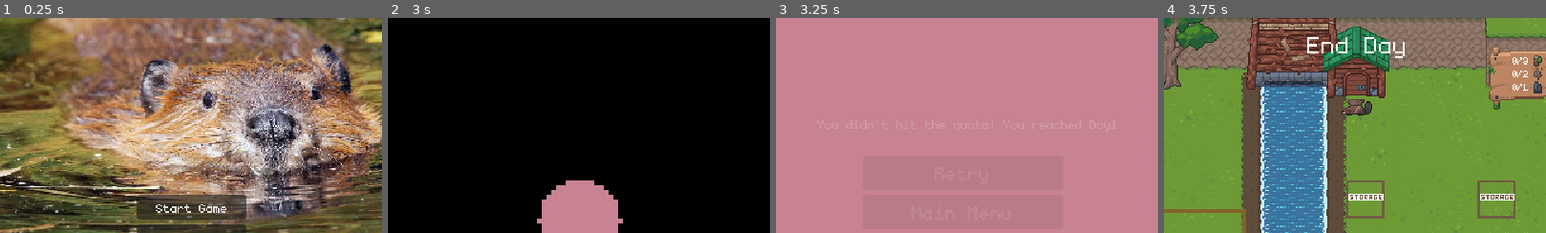
Above: before the commit, frames 1-4 (left to right).
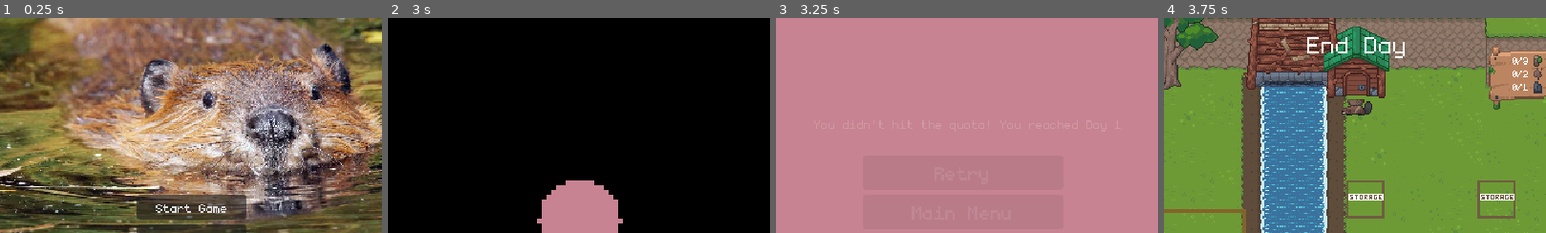
Above: after the commit, the same moments.

Repository: Juniper19/beaver-game
Game: Godot game, scene res://menu/main_menu.tscn
The game is run twice, just before and just after one commit, with the same random seed, the same clock (stepped at 60 frames per second) and the same inputs. The engine's default icon, where the game draws it, is replaced by a stand-in: a white triangle on a blue panel in a dark square. Sound files missing from this copy of the repository are replaced by a short silence.
Inputs:
- Up to frame 1 (0.25 s): no input
- Up to frame 2 (3 s): click "Start Game" at 0.5 s; tap Enter (ui_accept) at 1.25, 1.52, 2, 2.27 s; hold Q (drop_item) 1.28-2.03 s; hold Up (cycle_up) 1.28-2.78 s; tap E (interact) at 2.1 s; hold A (move_left) from 2.78 s (still down); hold Z (plant_seed) from 2.78 s (still down)
- Up to frame 3 (3.25 s): keep holding A (move_left); keep holding Z (plant_seed)
- Up to frame 4 (3.75 s): release A (move_left) at 3.5 s; release Z (plant_seed) at 3.5 s; click "Retry" at 3.5 s
The pictures show only the part of the screen within x 25-75%, y 31-81%; the shares and areas given below are measured in that part.

Frames 1-2 are identical in both runs. In frame 3, less than 0.1% of the frame differs, in the area x 10-91%, y 47-53%; in frame 4, nothing differs.

Commit message:
Added another song for outside, changed to mp3 files instead of wav

Diff:
--- a/Audio/audio_manager.gd
+++ b/Audio/audio_manager.gd
@@ -5,6 +5,7 @@
 var dep: int =1
 var depE: int =1
 var wait: bool = false
+var song = 1
 
 func playItemPickUp():
 	if not mute:
@@ -125,7 +126,14 @@
 
 func playMusic1():
 	if not mute:
-		$Music1.play()
+		if song == 1:
+			$Music1.play()
+		elif song == 2:
+			$Music2.play()
+		song +=1
+		if song == 3:
+			song = 1
+
 
 func stopMusic1():
 	$Music1.stop()
--- a/Audio/audio_manager.tscn
+++ b/Audio/audio_manager.tscn
@@ -23,7 +23,8 @@
 [ext_resource type="AudioStream" uid="uid://clky4wb0mxdp6" path="res://Audio/SFX/Footstep3.wav" id="21_lyn0w"]
 [ext_resource type="AudioStream" uid="uid://cdw8uyb1465kp" path="res://Audio/SFX/Footstep4 (1).wav" id="22_e6nft"]
 [ext_resource type="AudioStream" uid="uid://355xmk47dm3c" path="res://Audio/Music/BeaverrrSong.mp3" id="23_hfd4y"]
-[ext_resource type="AudioStream" uid="uid://djgi7mivxby1t" path="res://Audio/Music/Inside_Dam.wav" id="24_lyn0w"]
+[ext_resource type="AudioStream" uid="uid://dbo66h4gjl5on" path="res://Audio/Music/HauntedBeaver.mp3" id="24_gp4fw"]
+[ext_resource type="AudioStream" uid="uid://c5s1pelvn1ree" path="res://Audio/Music/InsideDam.mp3" id="24_lyn0w"]
 
 [node name="AudioManager" type="Node2D"]
 script = ExtResource("1_i84i0")
@@ -170,6 +171,9 @@
 bus = &"Music"
 parameters/looping = true
 
+[node name="Music2" type="AudioStreamPlayer" parent="."]
+stream = ExtResource("24_gp4fw")
+
 [node name="InsideMusic" type="AudioStreamPlayer" parent="."]
 stream = ExtResource("24_lyn0w")
 volume_db = -7.0
--- a/menu/game_over_ui.gd
+++ b/menu/game_over_ui.gd
@@ -15,10 +15,11 @@
 
 	retry_button.pressed.connect(_on_retry_pressed)
 	main_menu_button.pressed.connect(_on_menu_pressed)
-	%Label.text = "You didn't hit the quota! You reached Day" + str(GlobalStats.day_number + 1)
+
 
 func _on_global_game_over() -> void:
 	# Show UI and play animation
+	%Label.text = "You didn't hit the quota! You reached Day " + str(GlobalStats.day_number)
 	AudioManager.stopInsideMusic()
 	get_tree().paused = true
 	visible = true
Not shown, added: Audio/Music/HauntedBeaver.mp3.import
Not shown, added: Audio/Music/InsideDam.mp3.import
Not shown, removed: Audio/Music/Inside_Dam.wav.import
Not shown: 1 places in Audio/audio_manager.tscn that only renumber resources
Not shown, added: Audio/Music/HauntedBeaver.mp3
Not shown, added: Audio/Music/InsideDam.mp3
Not shown, changed: Audio/Music/Inside_Dam.wav
